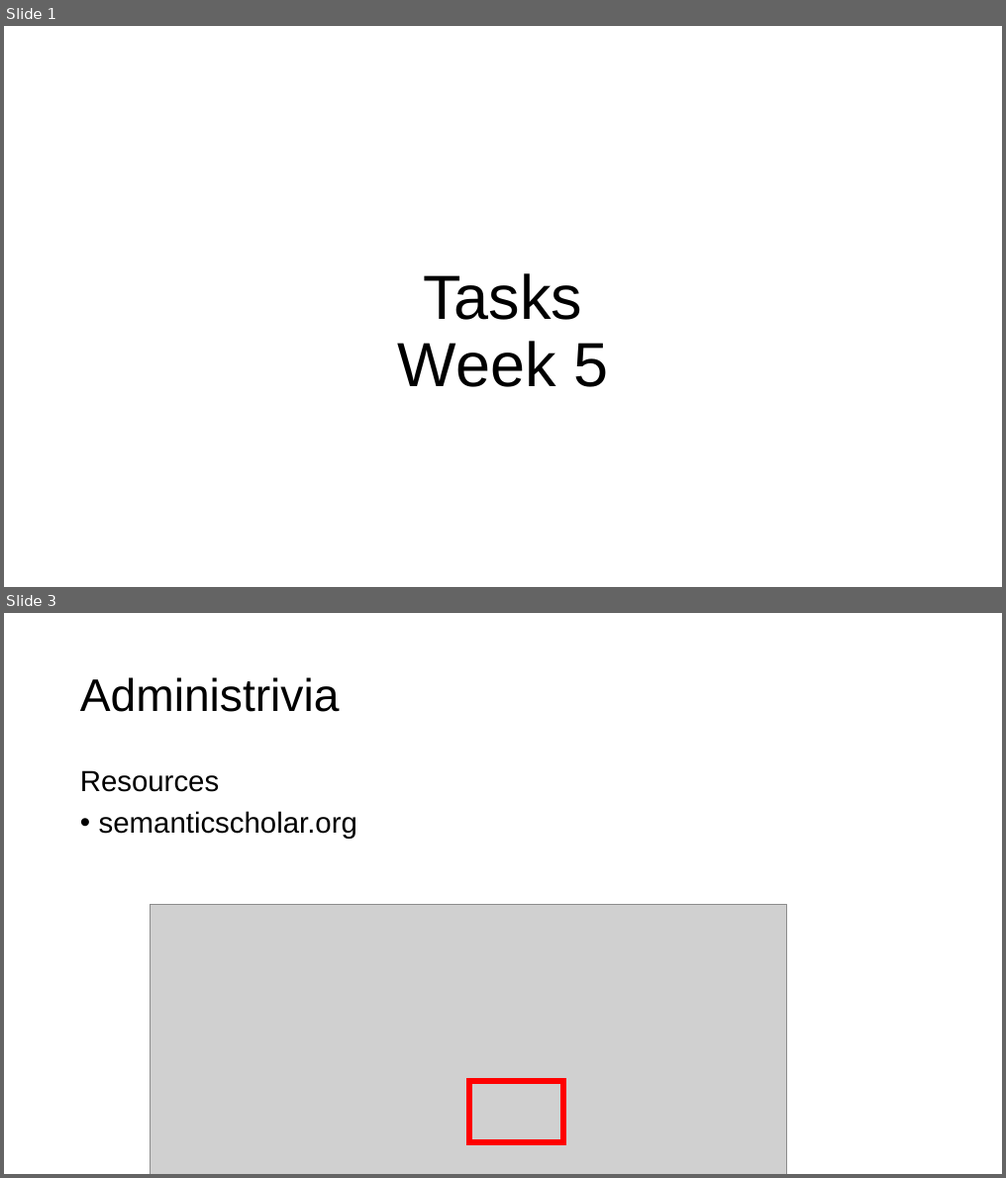
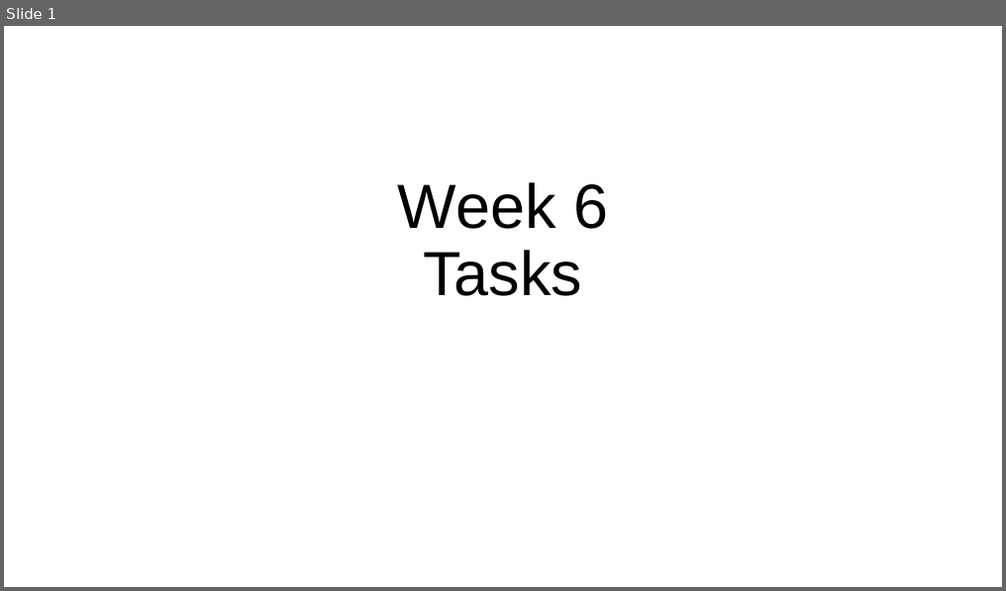
Before and after one commit to columbiaviz/columbiaviz.github.io, a slide deck: 2020s_w6998/lecs/05_tasks.pptx. Shown one above the other, each under a label of ours: slides 1 and 3 before the commit, slide 1 after it; the slides between them are not shown. The pictures are 1006x1178 and 1006x591 pixels, drawn with LibreOffice and Linux fonts; fonts in the diff are those of the drawing; grey boxes stand for pictures. Boxes give left, top, right and bottom in pixels: in the first picture for what was removed or moved away, otherwise in the second. Text is boxed around its words. In the diff, an @@ line names an element or a change of style, - is before the commit and + after.

```diff
--- a/2020s_w6998/lecs/05_tasks.pptx
+++ b/2020s_w6998/lecs/05_tasks.pptx
@@ slide 3 removed at (4, 613, 1002, 1174), background #FFFFFF @@
@@ title removed at (80, 677, 340, 712) @@
-Administrivia
@@ text removed at (80, 770, 357, 839) @@
-Resources
-• semanticscholar.org
@@ picture removed at (150, 905, 787, 1174) @@
@@ rectangle removed at (469, 1081, 564, 1143) @@
@@ slide 1 changed as well @@
@@ title at (398, 182, 608, 296): text changed @@
-Tasks
-Week 5
+Week 6
+Tasks
```
Also in this commit, not shown: 2 other slides changed, 9 slides added, 4 other slides removed.
